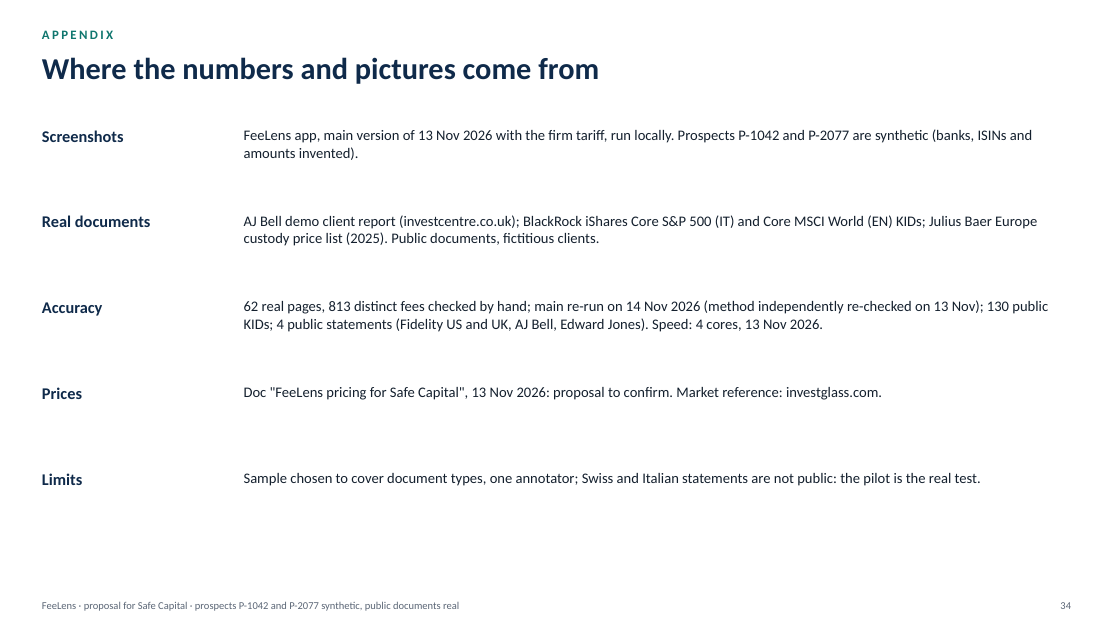
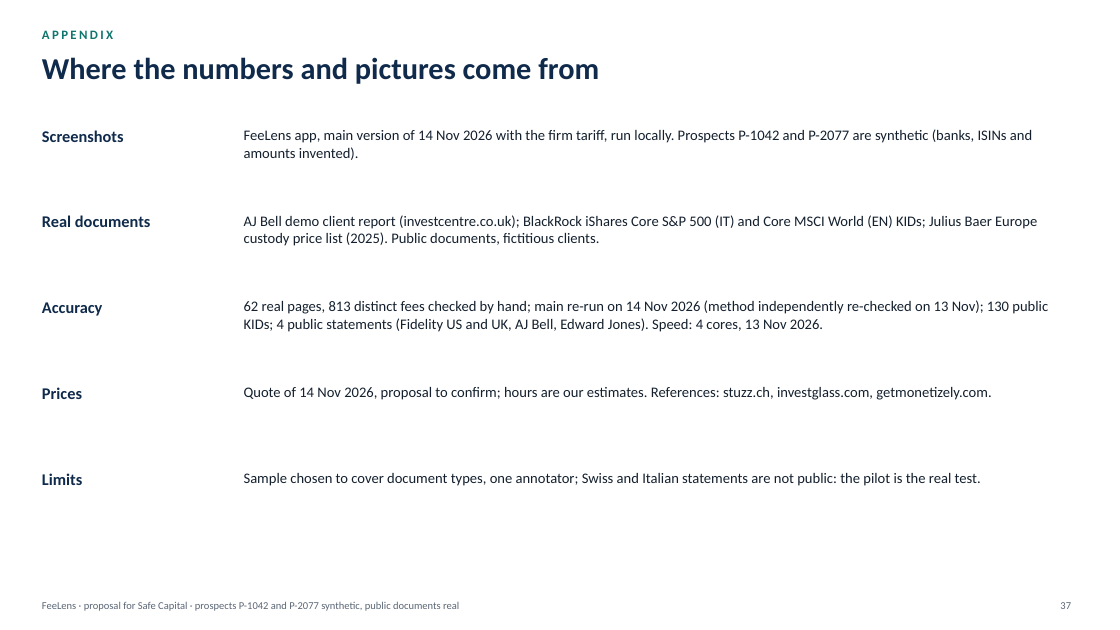
Before and after one commit to rossotti-alessandro/PortfolioCostEngine, a slide deck: slide 37 of slides/FeeLens_Proposal_EN.pptx (slide 34 before the commit). Drawn at 1120x630 pixels with LibreOffice and Linux fonts; fonts in the diff are those of the drawing. Boxes give left, top, right and bottom in pixels: in the first picture for what was removed or moved away, otherwise in the second. Text is boxed around its words. In the diff, an @@ line names an element or a change of style, - is before the commit and + after.

```diff
--- a/slides/FeeLens_Proposal_EN.pptx
+++ b/slides/FeeLens_Proposal_EN.pptx
@@ text at (244, 129, 1032, 160): text changed @@
-FeeLens app, main version of 13 Nov 2026 with the firm tariff, run locally. Prospects P-1042 and P-2077 are synthetic (banks, ISINs and amounts invented).
+FeeLens app, main version of 14 Nov 2026 with the firm tariff, run locally. Prospects P-1042 and P-2077 are synthetic (banks, ISINs and amounts invented).
@@ text at (244, 387, 991, 400): text changed @@
-Doc "FeeLens pricing for Safe Capital", 13 Nov 2026: proposal to confirm. Market reference: investglass.com.
+Quote of 14 Nov 2026, proposal to confirm; hours are our estimates. References: stuzz.ch, investglass.com, getmonetizely.com.
@@ page number at (1060, 602, 1071, 609): text changed @@
-34
+37
```
Also in this commit, not shown: 4 other slides changed, 4 slides added, 1 slide removed, 28 other files.
